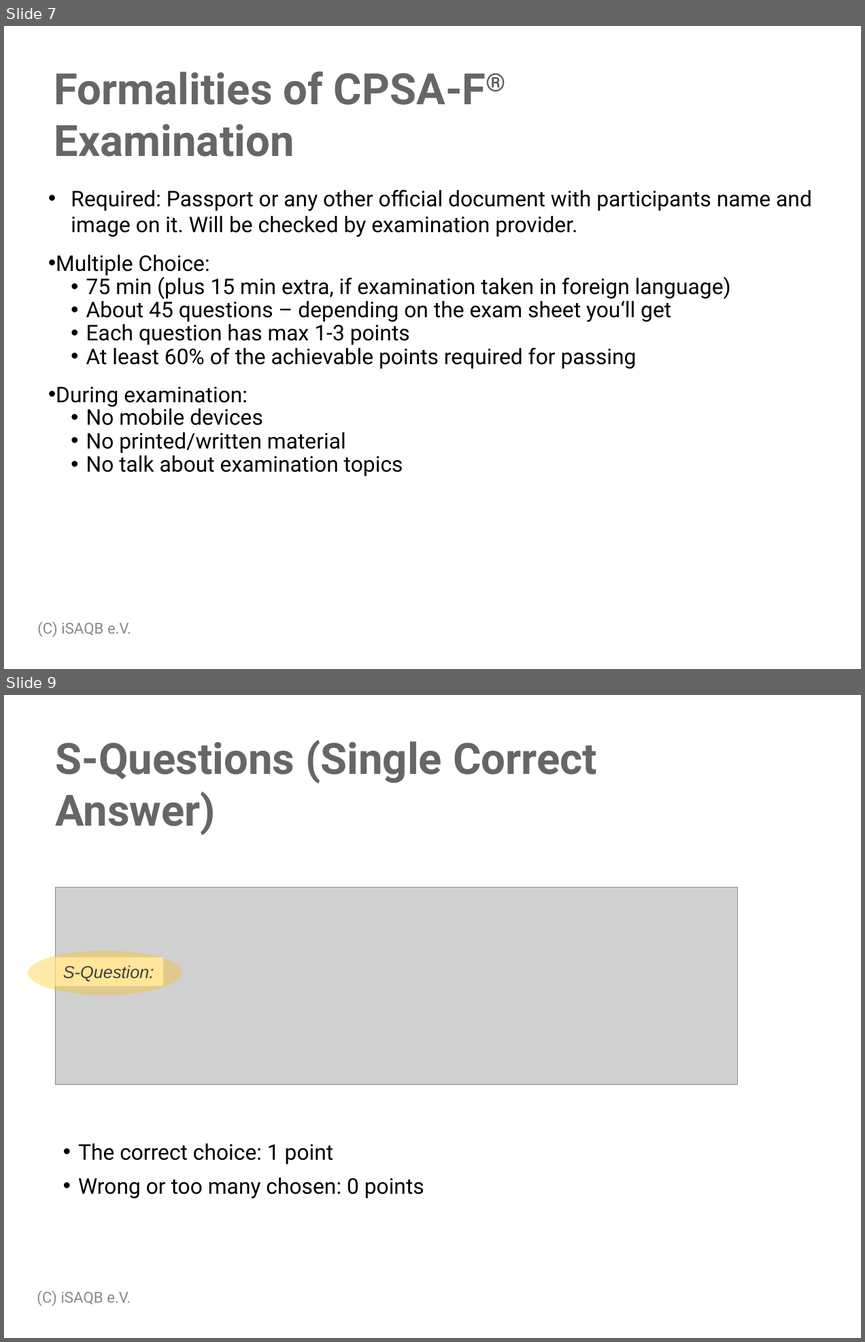
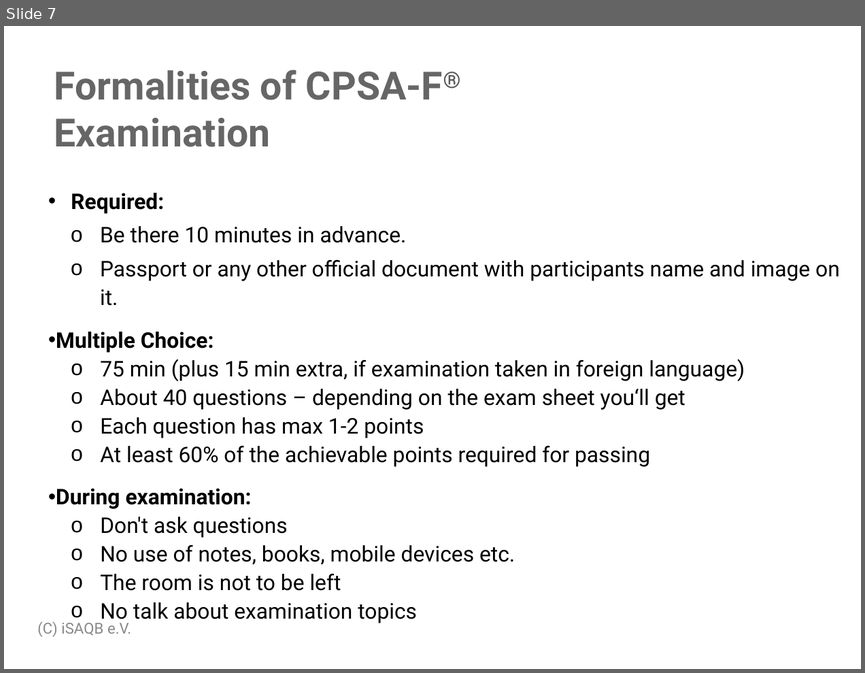
Before and after one commit to isaqb-org/examination-foundation, a slide deck: raw/examination_guide/Examination-Guide-EN.pptx. Shown one above the other, each under a label of ours: slides 7 and 9 before the commit, slide 7 after it; the slides between them are not shown. The pictures are 865x1342 and 865x673 pixels, drawn with LibreOffice and Linux fonts; fonts in the diff are those of the drawing; grey boxes stand for pictures; background and template pictures are left out. Boxes give left, top, right and bottom in pixels: in the first picture for what was removed or moved away, otherwise in the second. Text is boxed around its words. In the diff, an @@ line names an element or a change of style, - is before the commit and + after.

Commit message:
Update examination guide

```diff
--- a/raw/examination_guide/Examination-Guide-EN.pptx
+++ b/raw/examination_guide/Examination-Guide-EN.pptx
@@ slide 9 removed at [4, 695, 861, 1338], background #FFFFFF @@
@@ text removed at [55, 740, 597, 835] @@
-S-Questions (Single Correct Answer)
@@ picture removed at [55, 887, 738, 1085] @@
@@ freeform shape removed at [28, 951, 182, 995] @@
@@ rectangle removed at [55, 957, 163, 986] @@
-S-Question:
@@ text removed at [78, 1143, 424, 1198] @@
-• The correct choice: 1 point
-• Wrong or too many chosen: 0 points
@@ text removed at [37, 1290, 130, 1306] @@
-(C) iSAQB e.V.
@@ slide 7 changed as well @@
@@ title "Formalities of CPSA-F® Examination" at [54, 70, 443, 147]: size 40 to 36 pt @@
@@ text at [71, 193, 840, 305]: text changed @@
-• Required: Passport or any other official document with participants name and image on it. Will be checked by examination provider.
+• Required:
+  o Be there 10 minutes in advance.
+  o Passport or any other official document with participants name and image on it.
@@ text at [56, 331, 745, 624]: bold on in "Multiple Choice:", "During examination:"; line spacing 1 to 1.1; bullet • to o; line spacing 0.9 to 1.1 @@
@@ text at [100, 388, 685, 438]: text changed @@
-  • About 45 questions – depending on the exam sheet you‘ll get
-  • Each question has max 1-3 points
+  o About 40 questions – depending on the exam sheet you‘ll get
+  o Each question has max 1-2 points
@@ text at [100, 516, 515, 590]: text changed @@
-  • No mobile devices
-  • No printed/written material
+  o Don't ask questions
+  o No use of notes, books, mobile devices etc.
+  o The room is not to be left
```
Also in this commit, not shown: 8 other slides changed, 16 slides added, 2 other slides removed, 1 other file.
